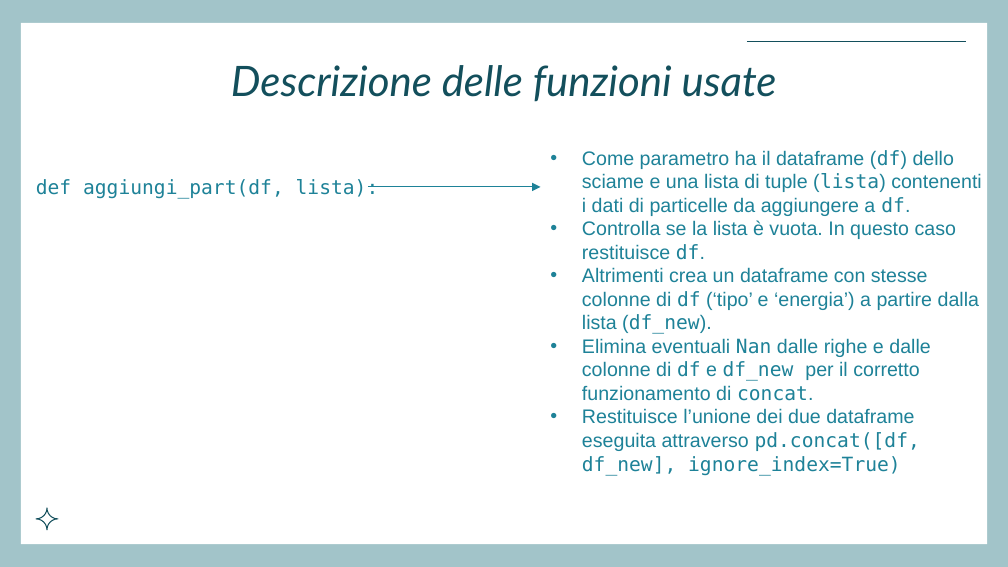
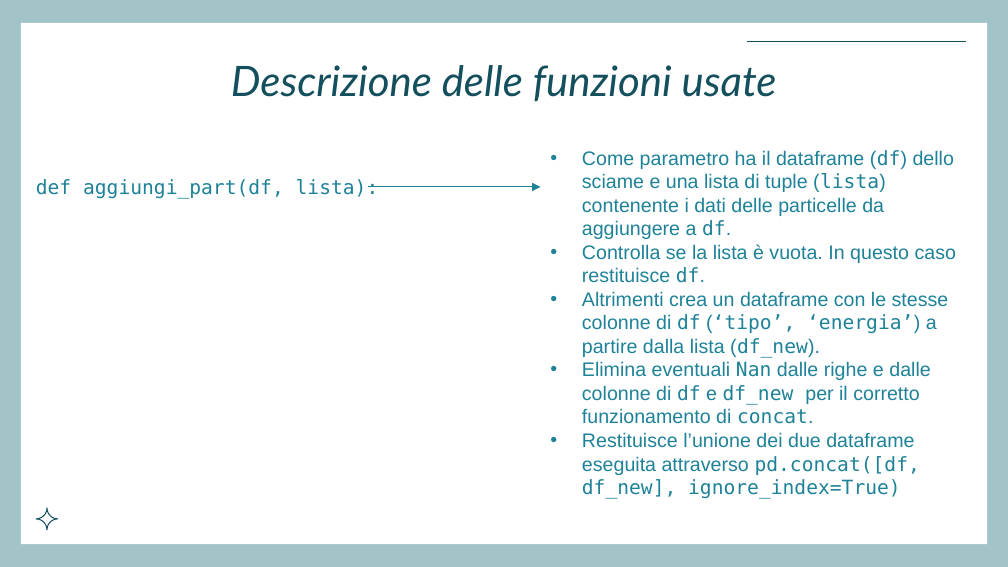
Before and after one commit to irenegentili/Progetto-Metodi-Computazionali, a slide deck: slide 7 of campionamento_sciami_atmosferici_ad_alta_quota_Irene_Gentili.pptx. Drawn at 1008x567 pixels with LibreOffice and Linux fonts; fonts in the diff are those of the drawing. Boxes give left, top, right and bottom in pixels: in the first picture for what was removed or moved away, otherwise in the second. Text is boxed around its words. In the diff, an @@ line names an element or a change of style, - is before the commit and + after.

```diff
--- a/campionamento_sciami_atmosferici_ad_alta_quota_Irene_Gentili.pptx
+++ b/campionamento_sciami_atmosferici_ad_alta_quota_Irene_Gentili.pptx
@@ text at (582, 150, 954, 239): text changed @@
-• Come parametro ha il dataframe (df) dello sciame e una lista di tuple (lista) contenenti i dati di particelle da aggiungere a df.
+• Come parametro ha il dataframe (df) dello sciame e una lista di tuple (lista) contenente i dati delle particelle da aggiungere a df.
@@ text at (582, 291, 949, 358): text changed @@
-• Altrimenti crea un dataframe con stesse colonne di df (‘tipo’ e ‘energia’) a partire dalla lista (df_new).
+• Altrimenti crea un dataframe con le stesse colonne di df (‘tipo’, ‘energia’) a partire dalla lista (df_new).
```
Also in this commit, not shown: 2 other slides changed.
